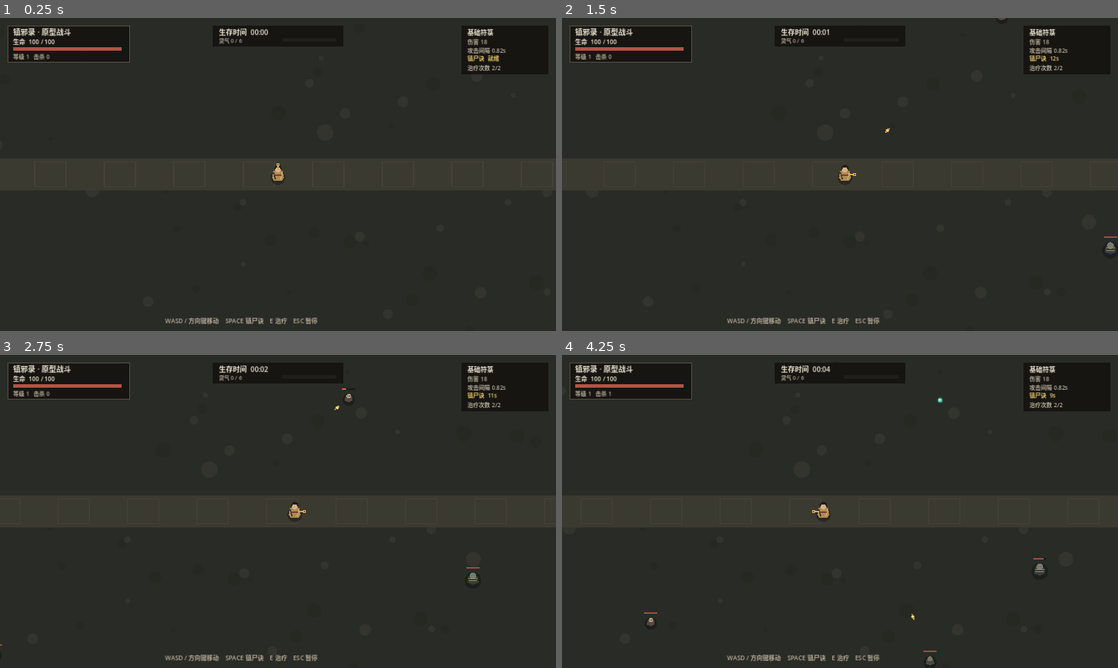
Above: before the commit, frames 1-4 (two rows, left to right).
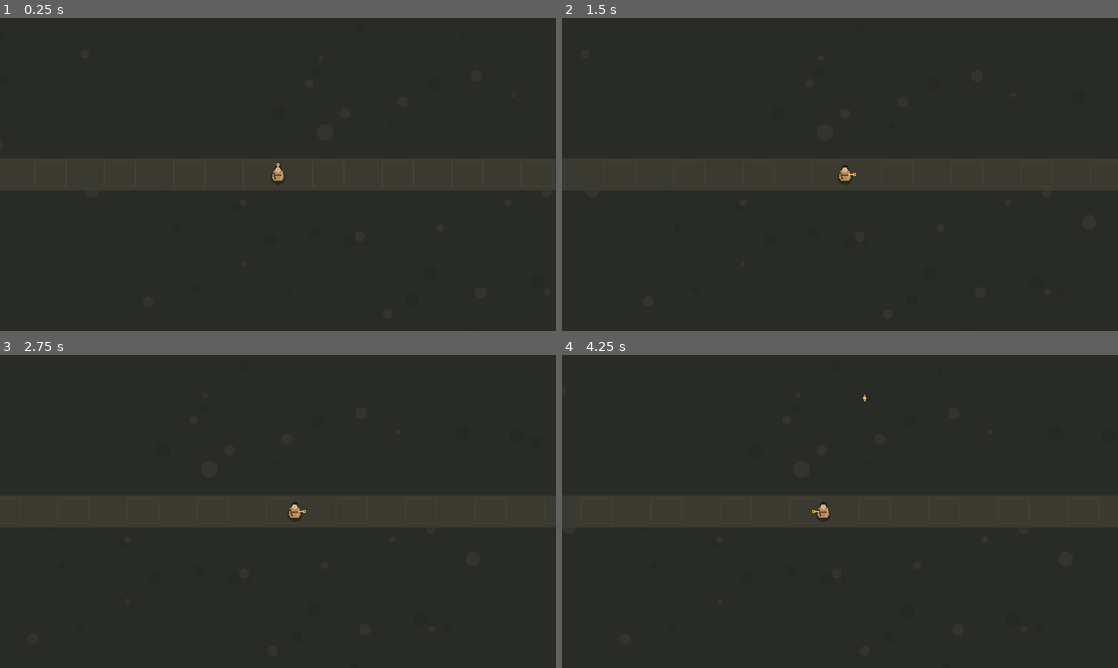
Above: after the commit, the same moments.

Repository: richenren/RemakeOfClassicGames
Game: Godot game, scene res://scenes/main.tscn
Same seed, same stepped clock (60 frames per second), same inputs: the game is played once before the commit and once after it.
Inputs (mouse positions are in pixels of both pictures, inside the frame that each line leads up to):
- Up to frame 1 (0.25 s): no input
- Up to frame 2 (1.5 s): tap Enter at 0.5 s; move the mouse to (962, 158) at 0.52 s; hold D 0.53-1.25 s; tap E at 0.6 s; click (962, 158) at 0.67 s; tap Space at 0.77, 1.25 s; drag from (728, 190) to (812, 237) at 1.27 s
- Up to frame 3 (2.75 s): move the mouse to (333, 442) at 2.02 s; hold D from 2.03 s (still down); tap 1 at 2.1 s
- Up to frame 4 (4.25 s): release D at 2.75 s; drag from (812, 574) to (673, 464) at 2.77 s; move the mouse to (1006, 558) at 3.52 s; hold A from 3.53 s (still down); tap E at 3.6 s; tap Space at 3.77 s

The runs differ from the first frame. In frame 1, 1.5% of the frame differs, in the area x 1-91%, y 2-98%; in frame 2, 1.5%; in frame 3, 1.5%; in frame 4, 1.6%, in the area x 1-91%, y 2-100%.
Error after the commit: Parse Error: Cannot infer the type of "skill_ready" variable because the value doesn't have a set type. (res://scripts/hud.gd:55)

Commit message:
feat: improve objective and skill HUD presentation

Diff:
--- a/game/scripts/hud.gd
+++ b/game/scripts/hud.gd
@@ -45,12 +45,25 @@
 	_text(Vector2(view.x * 0.5 - 136.0, 57.0), "灵气 %d / %d" % [player.xp, player.xp_to_next], 12, MUTED_COLOR)
 	_bar(Rect2(view.x * 0.5 + 10.0, 47.0, 124.0, 7.0), float(player.xp) / maxf(1.0, float(player.xp_to_next)), Color("#6ebba0"))
 
-	draw_rect(Rect2(view.x - 218.0, 18.0, 200.0, 112.0), PANEL_COLOR)
-	_text(Vector2(view.x - 204.0, 39.0), "基础符箓", 15, TEXT_COLOR)
-	_text(Vector2(view.x - 204.0, 60.0), "伤害 %d" % roundi(player.damage), 13, MUTED_COLOR)
-	_text(Vector2(view.x - 204.0, 80.0), "攻击间隔 %.2fs" % player.attack_interval, 13, MUTED_COLOR)
-	_text(Vector2(view.x - 204.0, 98.0), "镇尸诀  %s" % ("就绪" if main_ref.active_skill_cooldown <= 0.0 else "%ds" % ceili(main_ref.active_skill_cooldown)), 13, Color("#e8c86c"))
-	_text(Vector2(view.x - 204.0, 120.0), "治疗次数 %d/2" % main_ref.heal_charges, 13, MUTED_COLOR)
+	var skill_panel := Rect2(view.x - 248.0, 18.0, 230.0, 144.0)
+	draw_rect(skill_panel, PANEL_COLOR)
+	draw_rect(skill_panel, Color("#5d5444"), false, 1.0)
+	_text(Vector2(view.x - 234.0, 39.0), "基础符箓", 15, TEXT_COLOR)
+	_text(Vector2(view.x - 234.0, 60.0), "伤害 %d" % roundi(player.damage), 13, MUTED_COLOR)
+	_text(Vector2(view.x - 234.0, 80.0), "攻击间隔 %.2fs" % player.attack_interval, 13, MUTED_COLOR)
+
+	var skill_ready := main_ref.active_skill_cooldown <= 0.0
+	var skill_color := Color("#e8c86c") if skill_ready else Color("#9e8b6a")
+	_draw_skill_emblem(Vector2(view.x - 42.0, 103.0), skill_ready, skill_color)
+	_text(Vector2(view.x - 234.0, 103.0), "主动道术 · 镇尸诀", 13, skill_color)
+	_text(Vector2(view.x - 234.0, 122.0), "就绪" if skill_ready else "冷却 %ds" % ceili(main_ref.active_skill_cooldown), 12, TEXT_COLOR)
+	var skill_ratio := 1.0 if skill_ready else 1.0 - clampf(main_ref.active_skill_cooldown / maxf(0.1, main_ref.active_skill_base_cooldown), 0.0, 1.0)
+	_bar(Rect2(view.x - 234.0, 130.0, 132.0, 6.0), skill_ratio, Color("#d1a84e"))
+	_text(Vector2(view.x - 94.0, 140.0), "SPACE", 10, MUTED_COLOR)
+	_text(Vector2(view.x - 234.0, 156.0), "治疗次数 %d/2" % main_ref.heal_charges, 12, MUTED_COLOR)
+
+	if main_ref.state != "game_over" and main_ref.state != "victory":
+		_draw_objective_panel(view)
 
 	var boss = main_ref.get_boss()
 	if boss != null:
@@ -66,7 +79,7 @@
 
 
 func _draw_level_up(view: Vector2) -> void:
-	draw_rect(Rect2(Vector2.ZERO, view), Color(0.015, 0.014, 0.012, 0.78))
+	draw_rect(Rect2(Vector2.ZERO, view), Color(0.015, 0.014, 0.012, 0.84))
 	_text(Vector2(view.x * 0.5 - 160.0, view.y * 0.5 - 145.0), "修为精进 · 选择一项", 28, Color("#f0d79b"))
 	_text(Vector2(view.x * 0.5 - 125.0, view.y * 0.5 - 112.0), "选择期间战斗与计时暂停", 15, MUTED_COLOR)
 	var card_width := minf(270.0, (view.x - 48.0) / 3.0 - 12.0)
@@ -76,12 +89,112 @@
 	var start_x := (view.x - total_width) * 0.5
 	var y := view.y * 0.5 - 75.0
 	for i in range(mini(3, main_ref.level_cards.size())):
+		var card: Dictionary = main_ref.level_cards[i]
 		var rect := Rect2(start_x + i * (card_width + gap), y, card_width, card_height)
+		var accent := _upgrade_color(str(card.get("id", "")))
 		draw_rect(rect, Color("#24251f"))
-		draw_rect(rect, PANEL_EDGE, false, 2.0)
-		_text(rect.position + Vector2(18.0, 30.0), "%d  %s" % [i + 1, main_ref.level_cards[i]["name"]], 19, Color("#f1d58f"))
-		_text(rect.position + Vector2(18.0, 64.0), main_ref.level_cards[i]["desc"], 14, TEXT_COLOR)
-		_text(rect.position + Vector2(18.0, card_height - 18.0), "点击选择", 12, MUTED_COLOR)
+		draw_rect(Rect2(rect.position, Vector2(rect.size.x, 5.0)), accent)
+		draw_rect(rect, accent.darkened(0.25), false, 2.0)
+		_draw_upgrade_emblem(rect.position + Vector2(30.0, 38.0), str(card.get("id", "")), accent)
+		_text(rect.position + Vector2(56.0, 30.0), "%d  %s" % [i + 1, str(card.get("name", "未知强化"))], 17, Color("#f1d58f"))
+		_text(rect.position + Vector2(56.0, 52.0), _upgrade_category(str(card.get("id", ""))), 11, accent)
+		_text(rect.position + Vector2(16.0, 91.0), str(card.get("desc", "")), 14, TEXT_COLOR)
+		draw_line(rect.position + Vector2(14.0, 111.0), rect.position + Vector2(rect.size.x - 14.0, 111.0), Color("#4d493e"), 1.0)
+		_text(rect.position + Vector2(16.0, card_height - 18.0), "按 %d 选择  ·  点击卡片" % (i + 1), 12, MUTED_COLOR)
+
+
+func _draw_objective_panel(view: Vector2) -> void:
+	var objective := objective_data()
+	if objective.is_empty():
+		return
+	var rect := Rect2(18.0, 112.0, 280.0, 66.0)
+	var accent: Color = Color("#c9a65b") if objective["kind"] == "boss" else Color("#8fba9b")
+	draw_rect(rect, PANEL_COLOR)
+	draw_rect(rect, Color("#5d5444"), false, 1.0)
+	draw_rect(Rect2(rect.position, Vector2(4.0, rect.size.y)), accent)
+	_text(rect.position + Vector2(14.0, 22.0), str(objective["title"]), 14, accent)
+	_text(rect.position + Vector2(14.0, 43.0), str(objective["detail"]), 12, TEXT_COLOR)
+	_bar(Rect2(rect.position.x + 14.0, rect.position.y + 52.0, rect.size.x - 28.0, 5.0), float(objective["progress"]), accent)
+
+
+func objective_data() -> Dictionary:
+	if main_ref == null:
+		return {}
+	if main_ref.state == "victory":
+		return {"title": "任务完成 · 尸王伏诛", "detail": "本局目标已达成", "progress": 1.0, "kind": "success"}
+	if main_ref.state == "game_over":
+		return {"title": "本局结束 · 阳寿已尽", "detail": "整备后可重新挑战", "progress": 0.0, "kind": "failed"}
+	if main_ref.boss_spawned:
+		var boss = main_ref.get_boss()
+		if boss != null:
+			var progress := 1.0 - clampf(boss.hp / maxf(1.0, boss.max_hp), 0.0, 1.0)
+			return {"title": "当前目标 · 击败尸王", "detail": "持续走位，抓住输出时机", "progress": progress, "kind": "boss"}
+		return {"title": "当前目标 · 清理战场", "detail": "尸王战斗正在收尾", "progress": 0.9, "kind": "boss"}
+	var remaining := maxi(0, ceili(480.0 - main_ref.elapsed_seconds))
+	return {
+		"title": "当前目标 · 镇压尸潮",
+		"detail": "尸王现身倒计时 %02d:%02d" % [remaining / 60, remaining % 60],
+		"progress": clampf(main_ref.elapsed_seconds / 480.0, 0.0, 1.0),
+		"kind": "survival"
+	}
+
+
+func _draw_skill_emblem(center: Vector2, ready: bool, color: Color) -> void:
+	draw_circle(center, 12.0, Color(0.08, 0.07, 0.05, 0.95))
+	draw_arc(center, 12.0, 0.0, TAU, 32, color, 2.0 if ready else 1.0)
+	draw_line(center + Vector2(0.0, -7.0), center + Vector2(0.0, 7.0), color, 1.5)
+	draw_line(center + Vector2(-5.0, -3.0), center + Vector2(5.0, 3.0), color, 1.5)
+	draw_line(center + Vector2(-5.0, 3.0), center + Vector2(5.0, -3.0), color, 1.5)
+
+
+func _draw_upgrade_emblem(center: Vector2, upgrade_id: String, color: Color) -> void:
+	draw_circle(center, 17.0, Color(0.08, 0.07, 0.05, 0.95))
+	draw_arc(center, 17.0, 0.0, TAU, 32, color, 2.0)
+	match upgrade_id:
+		"talisman_power", "rapid_talisman":
+			draw_line(center + Vector2(-7.0, -9.0), center + Vector2(5.0, 8.0), color, 3.0)
+			draw_line(center + Vector2(5.0, -8.0), center + Vector2(-4.0, 8.0), color, 2.0)
+		"swift_step":
+			draw_line(center + Vector2(-9.0, 5.0), center + Vector2(7.0, -5.0), color, 3.0)
+			draw_line(center + Vector2(-3.0, 8.0), center + Vector2(10.0, -3.0), color, 2.0)
+		"vitality":
+			draw_circle(center, 6.0, color)
+		"spirit_sense":
+			draw_arc(center, 8.0, PI, TAU, 20, color, 2.0)
+			draw_circle(center, 3.0, color)
+		"control_art":
+			draw_line(center + Vector2(-7.0, -7.0), center + Vector2(7.0, 7.0), color, 2.5)
+			draw_line(center + Vector2(-7.0, 7.0), center + Vector2(7.0, -7.0), color, 2.5)
+
+
+func _upgrade_color(upgrade_id: String) -> Color:
+	match upgrade_id:
+		"talisman_power", "rapid_talisman":
+			return Color("#d9b65f")
+		"swift_step", "vitality":
+			return Color("#c17a65")
+		"spirit_sense":
+			return Color("#6ebba0")
+		"control_art":
+			return Color("#a995d0")
+		_:
+			return PANEL_EDGE
+
+
+func _upgrade_category(upgrade_id: String) -> String:
+	match upgrade_id:
+		"talisman_power", "rapid_talisman":
+			return "攻击强化"
+		"swift_step":
+			return "身法强化"
+		"vitality":
+			return "生存强化"
+		"spirit_sense":
+			return "灵气强化"
+		"control_art":
+			return "道术强化"
+		_:
+			return "通用强化"
 
 
 func _draw_pause(view: Vector2) -> void:
